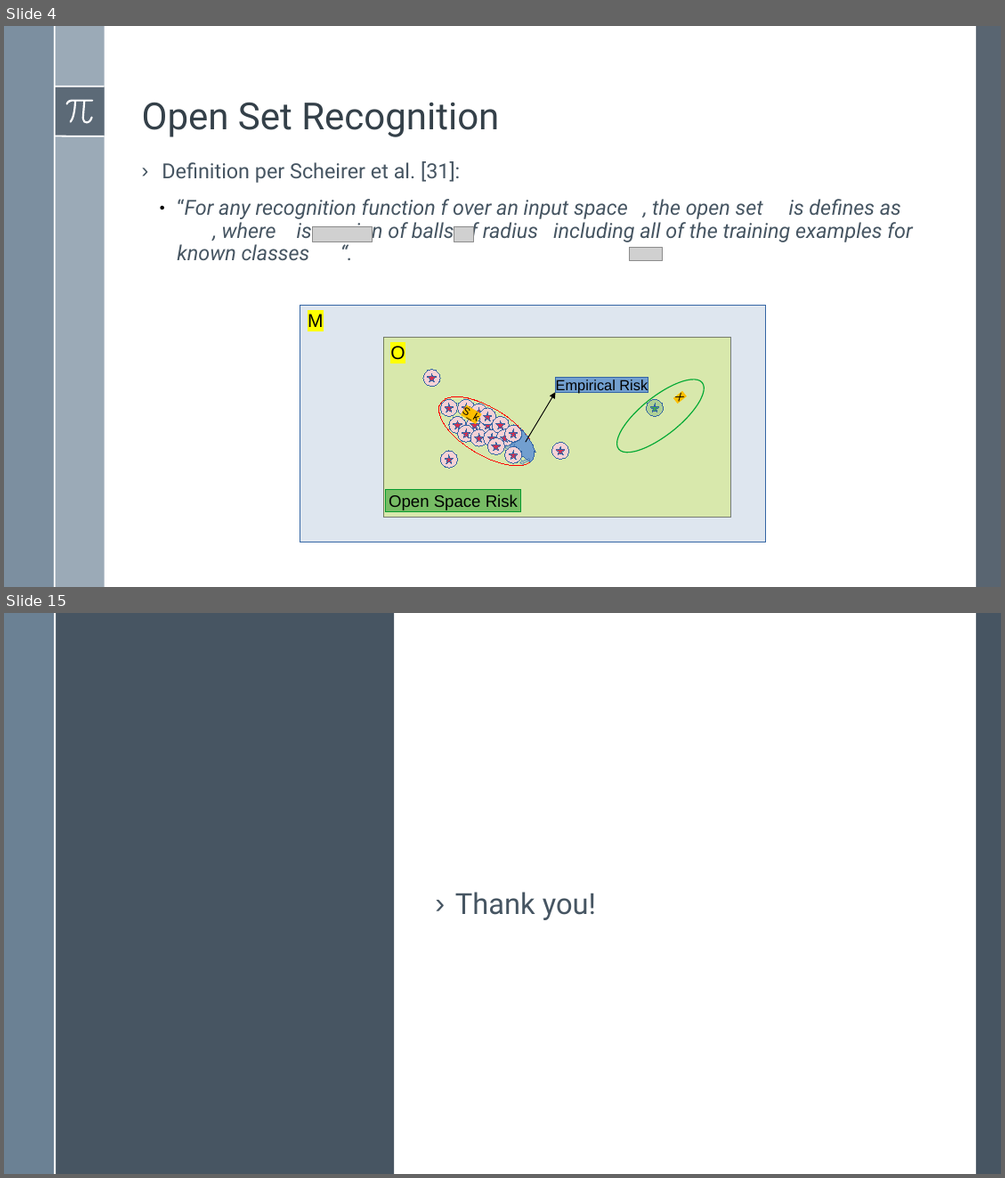
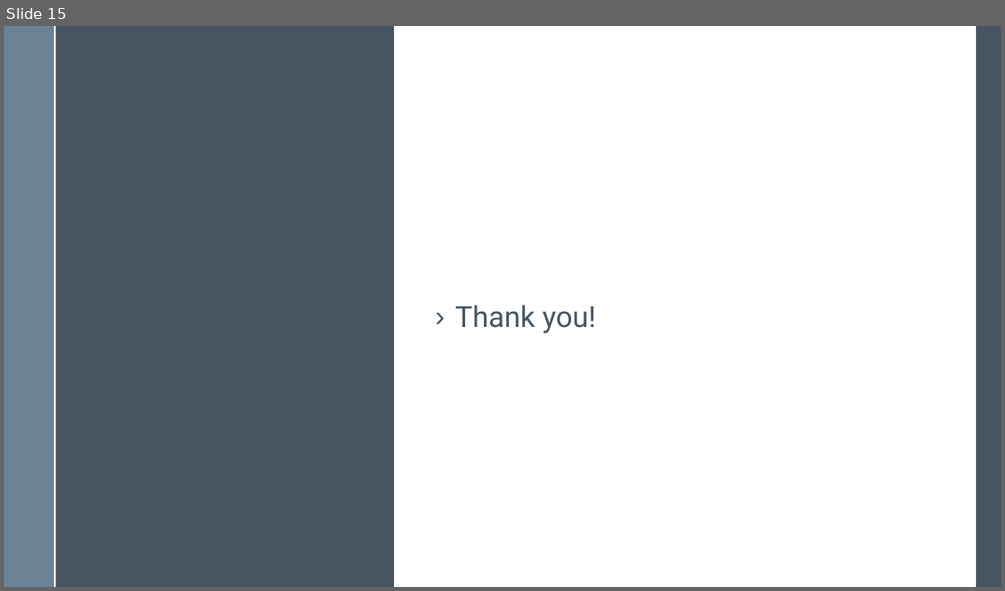
Before and after one commit to BardiaMojra/presentations, a slide deck: a_simple_approach_to_continual_learning_by_transferring_skill_parameters/presentation.odp. Shown one above the other, each under a label of ours: slides 4 and 15 before the commit, slide 15 after it; the slides between them are not shown. The pictures are 1005x1178 and 1005x591 pixels, drawn with LibreOffice and Linux fonts; fonts in the diff are those of the drawing; grey boxes stand for pictures; background and template pictures are left out. Boxes give left, top, right and bottom in pixels: in the first picture for what was removed or moved away, otherwise in the second. Text is boxed around its words. In the diff, an @@ line names an element or a change of style, - is before the commit and + after.

```diff
--- a/a_simple_approach_to_continual_learning_by_transferring_skill_parameters/presentation.odp
+++ b/a_simple_approach_to_continual_learning_by_transferring_skill_parameters/presentation.odp
@@ slide 4 removed at [4, 26, 1001, 587], background #FFFFFF; not listed: 6 template elements that a slide beside it also shows @@
@@ rectangle removed at [976, 26, 1001, 587] @@
@@ freeform shape removed at [66, 99, 94, 123] @@
@@ text removed at [142, 102, 499, 137] @@
-Open Set Recognition
@@ text removed at [162, 161, 912, 260] @@
-› Definition per Scheirer et al. [31]:
-  ● “For any recognition function f over an input space , the open set is defines as , where is a union of balls of radius including all of the training examples for known classes “.
@@ picture removed at [312, 226, 372, 242] @@
@@ picture removed at [454, 226, 474, 242] @@
@@ picture removed at [629, 247, 662, 261] @@
@@ rectangle removed at [300, 305, 765, 542] @@
-M
@@ rectangle removed at [383, 338, 730, 517] @@
-O
@@ ellipse removed at [607, 368, 714, 465] @@
-X
@@ ellipse removed at [428, 383, 544, 479] @@
-S_k
@@ arrow removed from (526, 442) to (555, 392) @@
@@ rectangle removed at [555, 378, 647, 392] @@
-Empirical Risk
@@ ellipse removed at [647, 399, 663, 417] @@
@@ star removed at [650, 403, 658, 412] @@
@@ right arrow removed at [504, 442, 516, 450] @@
@@ freeform shape removed at [510, 427, 535, 462] @@
@@ ellipse removed at [551, 442, 568, 459] @@
@@ star removed at [556, 446, 564, 454] @@
@@ group removed at [423, 370, 521, 468]: 17 ellipses, 17 stars @@
@@ right arrow removed at [519, 457, 530, 465] @@
@@ rectangle removed at [386, 490, 521, 512] @@
-Open Space Risk
```
Also in this commit, not shown: 14 slides added, 13 other slides removed, 20 other files.
